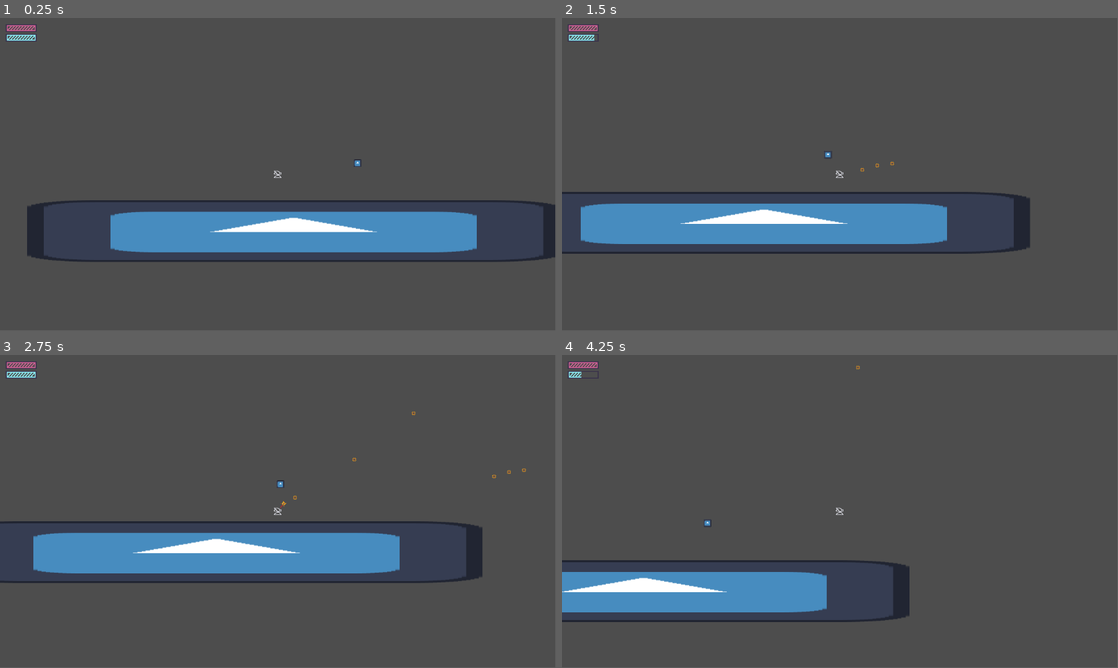
Above: before the commit, frames 1-4 (two rows, left to right).
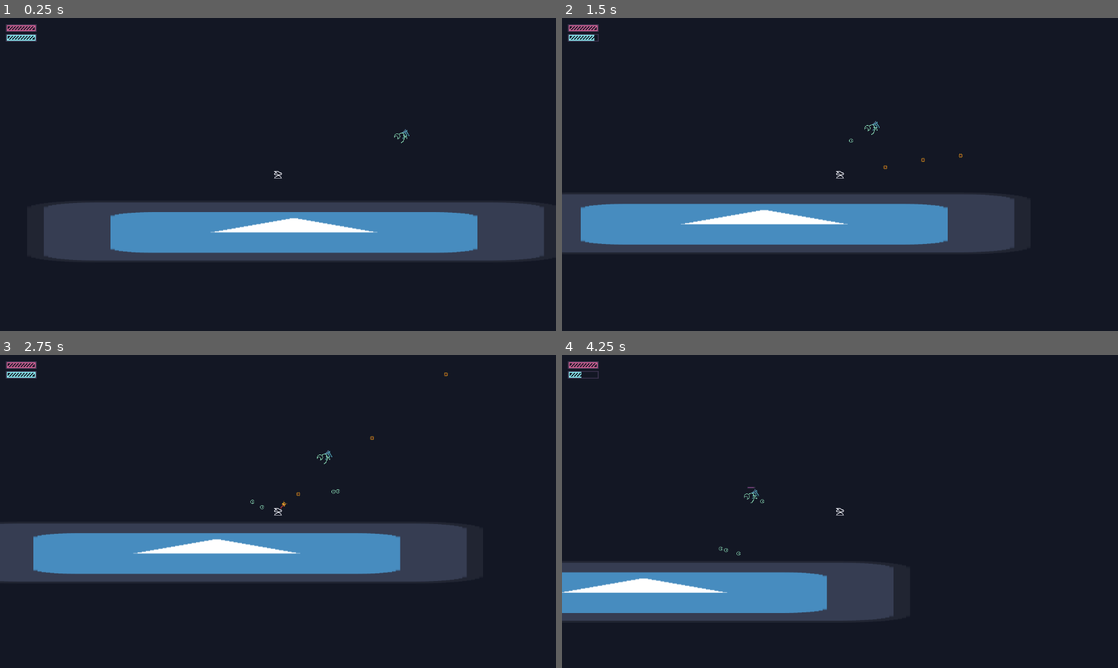
Above: after the commit, the same moments.

Repository: Yohgee/uvgdsummer
Game: Godot game, scene res://Scenes/world.tscn
Same seed, same stepped clock (60 frames per second), same inputs: the game is played once before the commit and once after it. The engine's default icon, where the game draws it, is replaced by a stand-in: a white triangle on a blue panel in a dark square.
Inputs (mouse positions are in pixels of both pictures, inside the frame that each line leads up to):
- Up to frame 1 (0.25 s): no input
- Up to frame 2 (1.5 s): move the mouse to (962, 158) at 0.52 s; press the mouse at (962, 158) at 0.53 s; hold D (right) from 0.53 s (still down); tap W (up) at 0.77, 0.8, 1.07, 1.35 s; move the mouse to (728, 190) at 1.27 s; release the mouse at (728, 190) at 1.28 s
- Up to frame 3 (2.75 s): tap W (up) at 1.52, 1.82, 2.3 s; click (166, 527) at 1.55 s; move the mouse to (333, 442) at 2.02 s; release D (right) at 2.03 s; press the mouse at (333, 442) at 2.03 s; hold A (left) from 2.03 s (still down)
- Up to frame 4 (4.25 s): move the mouse to (812, 574) at 2.77 s; release A (left) at 2.78 s; release the mouse at (812, 574) at 2.78 s; hold D (right) from 2.78 s (still down); click (812, 574) at 2.85 s; tap W (up) at 3.02, 3.32 s; move the mouse to (1006, 558) at 3.52 s; hold W (up) from 3.53 s (still down)
In our replay, the window is 799x449 before the commit and 800x450 after it. These sizes can differ from the game's own. Grey fills any space a smaller window leaves; there, only what the larger window draws over its background counts as a difference.

The runs differ from the first frame. In frame 1, 81% of the frame differs, in the area x 0-100%, y 0-100%; in frame 2, 84%; in frame 3, 83%; in frame 4, 88%.

Commit message:
bullet hell time

Diff:
--- /dev/null
+++ b/Enemies/enemy.tscn
@@ -0,0 +1,72 @@
+[gd_scene load_steps=12 format=3 uid="uid://5ta0amf11so"]
+
+[ext_resource type="Script" uid="uid://pg04uubvmxy6" path="res://enemy.gd" id="1_3ih25"]
+[ext_resource type="Texture2D" uid="uid://d24kv6tv4vpq8" path="res://Art/lunarbat.png" id="2_bxkaj"]
+[ext_resource type="Texture2D" uid="uid://bcwbsln0qvyne" path="res://Art/enemybarund.png" id="3_572h1"]
+[ext_resource type="Texture2D" uid="uid://dttl0hhgdt5gc" path="res://Art/enemybarprog.png" id="4_rt1x0"]
+[ext_resource type="PackedScene" uid="uid://bpryymutquy6e" path="res://Shooters/shooter.tscn" id="5_gk8ng"]
+[ext_resource type="PackedScene" uid="uid://c5ikuems7oqdn" path="res://Objects/bullet.tscn" id="6_4o6mh"]
+[ext_resource type="Script" uid="uid://b8qwh4iduupyl" path="res://Shooters/shooter_res.gd" id="7_gk8ng"]
+[ext_resource type="Script" uid="uid://dffyrkj5y36t5" path="res://Shooters/bullet_res.gd" id="7_koi6q"]
+
+[sub_resource type="RectangleShape2D" id="RectangleShape2D_47qgu"]
+size = Vector2(32, 30)
+
+[sub_resource type="Resource" id="Resource_koi6q"]
+script = ExtResource("7_koi6q")
+damage = 5.0
+proc = 1.0
+lifetime = 10.0
+velocity = Vector2(0, 100)
+metadata/_custom_type_script = "uid://dffyrkj5y36t5"
+
+[sub_resource type="Resource" id="Resource_4o6mh"]
+script = ExtResource("7_gk8ng")
+spawn_node = ExtResource("6_4o6mh")
+spawn_res = SubResource("Resource_koi6q")
+start_delay = 0.0
+spawn_delay = 0.5
+velocity = Vector2(100, 0)
+offset = Vector2(0, 0)
+aimed = false
+carry_node = ExtResource("6_4o6mh")
+metadata/_custom_type_script = "uid://b8qwh4iduupyl"
+
+[node name="Enemy" type="CharacterBody2D" node_paths=PackedStringArray("hp_bar")]
+collision_layer = 2
+collision_mask = 5
+script = ExtResource("1_3ih25")
+hp_bar = NodePath("HealthBar")
+metadata/_custom_type_script = "uid://pfrh7u2ltx2"
+
+[node name="Sprite2D" type="Sprite2D" parent="."]
+texture = ExtResource("2_bxkaj")
+
+[node name="CollisionShape2D" type="CollisionShape2D" parent="."]
+shape = SubResource("RectangleShape2D_47qgu")
+
+[node name="HealthBar" type="TextureProgressBar" parent="."]
+visible = false
+anchors_preset = 8
+anchor_left = 0.5
+anchor_top = 0.5
+anchor_right = 0.5
+anchor_bottom = 0.5
+offset_left = -8.0
+offset_top = -20.0
+offset_right = 8.0
+offset_bottom = -17.0
+grow_horizontal = 2
+grow_vertical = 2
+size_flags_horizontal = 4
+size_flags_vertical = 4
+value = 100.0
+texture_under = ExtResource("3_572h1")
+texture_progress = ExtResource("4_rt1x0")
+
+[node name="Shooter" parent="." node_paths=PackedStringArray("shooter") instance=ExtResource("5_gk8ng")]
+spawn_node = ExtResource("5_gk8ng")
+spawn_res = SubResource("Resource_4o6mh")
+shooter = NodePath("..")
+spawn_delay = 1.0
+aimed = true
--- a/Items/item.gd
+++ b/Items/item.gd
@@ -1,5 +1,8 @@
 extends Resource
 class_name Item
+
+@export var name : String
+@export_multiline var desc : String
 
 func get_item(e : Entity):
 	pass
--- /dev/null
+++ b/Items/move_speed.gd
@@ -0,0 +1,10 @@
+extends Item
+class_name MoveSpeedItem
+
+@export var speed : float = 0.1
+
+func get_item(e : Entity):
+	e.speed_multiplier += speed
+
+func remove_item(e : Entity):
+	e.speed_multiplier -= speed
--- a/Items/regain_flight.gd
+++ b/Items/regain_flight.gd
@@ -8,4 +8,6 @@
 
 func on_hit(a : Entity, t : Entity, dmg : float, proc : float):
 	if a is Player:
-		a.flight += regen_amt
+		var r := randf() * proc
+		if r >= 0.8:
+			a.flight += regen_amt
--- a/Objects/bullet.tscn
+++ b/Objects/bullet.tscn
@@ -1,13 +1,20 @@
-[gd_scene load_steps=3 format=3 uid="uid://c5ikuems7oqdn"]
+[gd_scene load_steps=4 format=3 uid="uid://c5ikuems7oqdn"]
 
 [ext_resource type="Script" uid="uid://dmuty65svxktj" path="res://bullet.gd" id="1_ktj6t"]
+[ext_resource type="Texture2D" uid="uid://d05ohm30hjogt" path="res://Art/moonbullet.png" id="2_m484p"]
 
 [sub_resource type="CircleShape2D" id="CircleShape2D_ktj6t"]
+radius = 4.0
 
 [node name="Bullet" type="Area2D"]
+collision_layer = 4
+collision_mask = 3
 script = ExtResource("1_ktj6t")
 
 [node name="CollisionShape2D" type="CollisionShape2D" parent="."]
 shape = SubResource("CircleShape2D_ktj6t")
 
+[node name="Sprite2D" type="Sprite2D" parent="."]
+texture = ExtResource("2_m484p")
+
 [connection signal="body_entered" from="." to="." method="_on_body_entered"]
--- /dev/null
+++ b/Objects/damage_num.gd
@@ -0,0 +1,21 @@
+extends Node2D
+class_name DamageNum
+
+var damage : float = 10
+
+@onready var label: Label = $Label
+
+var time = 0.2
+
+func _ready() -> void:
+	if damage < 0:
+		label.modulate = Color.AQUAMARINE
+	damage = abs(damage)
+	label.text = str(damage)
+
+func _process(delta: float) -> void:
+	time -= delta
+	position.y -= delta * 16
+	modulate.a -= delta * 4
+	if time <= 0:
+		queue_free()
--- /dev/null
+++ b/Objects/damage_num.tscn
@@ -0,0 +1,22 @@
+[gd_scene load_steps=2 format=3 uid="uid://dxbryhqe4vxsg"]
+
+[ext_resource type="Script" uid="uid://cvsbdos8bt2gh" path="res://Objects/damage_num.gd" id="1_f0nxx"]
+
+[node name="DamageNum" type="Node2D"]
+script = ExtResource("1_f0nxx")
+
+[node name="Label" type="Label" parent="."]
+anchors_preset = 8
+anchor_left = 0.5
+anchor_top = 0.5
+anchor_right = 0.5
+anchor_bottom = 0.5
+offset_left = -20.0
+offset_top = -8.0
+offset_right = 20.0
+offset_bottom = 8.0
+grow_horizontal = 2
+grow_vertical = 2
+text = "0"
+horizontal_alignment = 1
+vertical_alignment = 1
--- /dev/null
+++ b/Objects/deathparticles.gd
@@ -0,0 +1,7 @@
+extends GPUParticles2D
+
+func _ready() -> void:
+	emitting = true
+
+func _on_finished() -> void:
+	queue_free()
--- /dev/null
+++ b/Objects/deathparticles.tscn
@@ -0,0 +1,33 @@
+[gd_scene load_steps=6 format=3 uid="uid://bb1r76x27e5bg"]
+
+[ext_resource type="Texture2D" uid="uid://dry0gvfhjpojx" path="res://Art/particles.png" id="1_qmhyb"]
+[ext_resource type="Script" uid="uid://cm4fql8mlglc8" path="res://Objects/deathparticles.gd" id="2_26oib"]
+
+[sub_resource type="Curve" id="Curve_26oib"]
+_data = [Vector2(0, 1), 0.0, 0.0, 0, 0, Vector2(0.463235, 1), 0.0, 0.0, 0, 0, Vector2(1, 0), -5.29738, 0.0, 0, 0]
+point_count = 3
+
+[sub_resource type="CurveTexture" id="CurveTexture_me4i6"]
+curve = SubResource("Curve_26oib")
+
+[sub_resource type="ParticleProcessMaterial" id="ParticleProcessMaterial_ffpox"]
+particle_flag_disable_z = true
+angle_min = -177.2
+angle_max = 155.1
+direction = Vector3(0, -1, 0)
+initial_velocity_min = 15.38
+initial_velocity_max = 61.53
+gravity = Vector3(0, 120, 0)
+alpha_curve = SubResource("CurveTexture_me4i6")
+
+[node name="Deathparticles" type="GPUParticles2D"]
+emitting = false
+texture = ExtResource("1_qmhyb")
+lifetime = 0.6
+one_shot = true
+speed_scale = 1.5
+explosiveness = 0.99
+process_material = SubResource("ParticleProcessMaterial_ffpox")
+script = ExtResource("2_26oib")
+
+[connection signal="finished" from="." to="." method="_on_finished"]
--- a/Objects/player.tscn
+++ b/Objects/player.tscn
@@ -1,10 +1,8 @@
-[gd_scene load_steps=11 format=3 uid="uid://v57cfg0brij1"]
+[gd_scene load_steps=9 format=3 uid="uid://v57cfg0brij1"]
 
 [ext_resource type="Script" uid="uid://bfnpbesmeqbfv" path="res://player.gd" id="1_y0qk3"]
 [ext_resource type="Texture2D" uid="uid://chxu3t572ajsp" path="res://Art/player.png" id="2_3y5cq"]
-[ext_resource type="Script" uid="uid://cxa12ftuo1c3c" path="res://Items/item.gd" id="2_f7am4"]
 [ext_resource type="Texture2D" uid="uid://bki46yucql7od" path="res://Art/flightbarunder.png" id="3_0ad8t"]
-[ext_resource type="Resource" uid="uid://eym4rinejuod" path="res://Items/fr.tres" id="3_3n8j0"]
 [ext_resource type="Script" uid="uid://nu1k5evfacry" path="res://Objects/player_ui.gd" id="3_x20fu"]
 [ext_resource type="Texture2D" uid="uid://c7edw1kgpwnjg" path="res://Art/flightbarprog.png" id="4_x20fu"]
 [ext_resource type="Texture2D" uid="uid://diqxysr8qrq5b" path="res://Art/healthbarprog.png" id="5_0ar0x"]
@@ -17,7 +15,6 @@
 collision_layer = 2
 collision_mask = 5
 script = ExtResource("1_y0qk3")
-items = Array[ExtResource("2_f7am4")]([ExtResource("3_3n8j0")])
 metadata/_custom_type_script = "uid://pfrh7u2ltx2"
 
 [node name="Sprite2D" type="Sprite2D" parent="."]
--- a/Scenes/world.tscn
+++ b/Scenes/world.tscn
@@ -2,7 +2,7 @@
 
 [ext_resource type="PackedScene" uid="uid://v57cfg0brij1" path="res://Objects/player.tscn" id="1_a02cp"]
 [ext_resource type="Texture2D" uid="uid://c3w75tdjq2ddj" path="res://icon.svg" id="2_go701"]
-[ext_resource type="PackedScene" uid="uid://bk1j2arxqtme1" path="res://Objects/entity.tscn" id="3_5a7ea"]
+[ext_resource type="PackedScene" uid="uid://5ta0amf11so" path="res://Enemies/enemy.tscn" id="4_8j60k"]
 
 [sub_resource type="WorldBoundaryShape2D" id="WorldBoundaryShape2D_yp4wr"]
 
@@ -14,7 +14,7 @@
 [node name="CollisionShape2D" type="CollisionShape2D" parent="Ground"]
 shape = SubResource("WorldBoundaryShape2D_yp4wr")
 
-[node name="Player" parent="." instance=ExtResource("1_a02cp")]
+[node name="Player" parent="." groups=["player"] instance=ExtResource("1_a02cp")]
 position = Vector2(-1, -74)
 
 [node name="Icon" type="Sprite2D" parent="."]
@@ -22,9 +22,5 @@
 scale = Vector2(8.63281, 1)
 texture = ExtResource("2_go701")
 
-[node name="Entity" parent="." instance=ExtResource("3_5a7ea")]
-position = Vector2(165, -64)
-
-[node name="Sprite2D" type="Sprite2D" parent="Entity"]
-scale = Vector2(0.125, 0.125)
-texture = ExtResource("2_go701")
+[node name="Enemy" parent="." instance=ExtResource("4_8j60k")]
+position = Vector2(255, -120)
--- /dev/null
+++ b/Shooters/bullet_res.gd
@@ -0,0 +1,13 @@
+extends Resource
+class_name BulletRes
+
+@export var damage : float = 10
+@export var proc := 1.0
+@export var lifetime := 10.0
+@export var velocity : Vector2
+
+func apply(b : Bullet):
+	b.damage = damage
+	b.proc = proc
+	b.lifetime = lifetime
+	b.velocity = velocity
--- /dev/null
+++ b/Shooters/shooter.gd
@@ -0,0 +1,58 @@
+extends Node2D
+class_name Shooter
+
+@export var spawn_node : PackedScene
+@export var spawn_res : Resource
+@export var shooter : Entity
+@export var start_delay : float
+@export var spawn_delay : float
+@export var velocity : Vector2
+@export var offset : Vector2
+@export var aimed : bool = false
+@export var carry_node : PackedScene
+@export var carry_res : Resource
+
+var timer : Timer
+var carry : Node2D
+
+func _ready() -> void:
+	if carry_node:
+		carry = carry_node.instantiate()
+		carry.shooter = shooter
+		if carry_res:
+			carry_res.call("apply", carry)
+		add_child(carry)
+
+	if spawn_delay <= 0: return
+	timer = Timer.new()
+	add_child(timer)
+	timer.wait_time = spawn_delay
+	timer.timeout.connect(shoot)
+	if start_delay > 0:
+		await get_tree().create_timer(start_delay).timeout
+	timer.start()
+
+func _physics_process(delta: float) -> void:
+	position += velocity * delta
+	if carry_node and !carry:
+		queue_free()
+
+func shoot():
+	if !spawn_node: return
+	var node : Node2D = spawn_node.instantiate()
+	if shooter:
+		node.shooter = shooter
+	if spawn_res:
+		var vel = spawn_res.get("velocity")
+		if aimed:
+			var p : Player = get_tree().get_first_node_in_group("player")
+			look_at(p.global_position)
+			print(rotation)
+			if vel:
+				spawn_res.set("velocity", vel.rotated(rotation))
+
+		spawn_res.call("apply", node)
+		spawn_res.set("velocity", vel)
+
+	get_tree().current_scene.add_child(node)
+	node.global_position = global_position + offset.rotated(rotation)
--- /dev/null
+++ b/Shooters/shooter.tscn
@@ -0,0 +1,6 @@
+[gd_scene load_steps=2 format=3 uid="uid://bpryymutquy6e"]
+
+[ext_resource type="Script" uid="uid://d4ngtdediwo85" path="res://Shooters/shooter.gd" id="1_ag243"]
+
+[node name="Shooter" type="Node2D"]
+script = ExtResource("1_ag243")
--- /dev/null
+++ b/Shooters/shooter_res.gd
@@ -0,0 +1,25 @@
+extends Resource
+class_name ShooterRes
+
+@export var spawn_node : PackedScene
+@export var spawn_res : Resource
+#i dont think i need ts anyweays @export var shooter : Entity
+@export var start_delay : float
+@export var spawn_delay : float
+@export var velocity : Vector2
+@export var offset : Vector2
+@export var aimed : bool = false
+@export var carry_node : PackedScene
+@export var carry_res : Resource
+
+#this is the best possible way to do this dont question it
+func apply(s : Shooter):
+	s.spawn_node = spawn_node
+	s.spawn_res = spawn_res
+	s.start_delay = start_delay
+	s.spawn_delay = spawn_delay
+	s.velocity = velocity
+	s.offset = offset
+	s.aimed = aimed
+	s.carry_node = carry_node
+	s.carry_res = carry_res
--- a/bullet.gd
+++ b/bullet.gd
@@ -11,7 +11,8 @@
 var shooter : Entity
 
 func _ready() -> void:
-	body_entered.connect(_on_body_entered)
+	if !body_entered.is_connected(_on_body_entered):
+		body_entered.connect(_on_body_entered)
 
 func _process(delta: float) -> void:
 	position += velocity * delta
@@ -22,11 +23,12 @@
 
 
 func _on_body_entered(body: Node2D) -> void:
-	print(body)
 	if body == shooter:
 		return
 
 	if body.collision_layer == 2 and body is Entity:
+		body = body as Entity
 		hit.emit(body, damage, proc)
+		body.take_damage(shooter, damage, proc)
 
 	queue_free()
--- /dev/null
+++ b/enemy.gd
@@ -0,0 +1,20 @@
+extends Entity
+class_name Enemy
+
+@export var hp_bar : TextureProgressBar
+
+func set_health(nv):
+	var d : float = health - nv
+	health = clamp(nv, 0, max_health)
+	hp_bar.max_value = max_health
+	hp_bar.value = health
+	hp_bar.show()
+	var dn = DAMAGE_NUM.instantiate()
+	dn.damage = d
+	get_parent().add_child(dn)
+	dn.global_position = global_position + Vector2(randf_range(-16, 16), hp_bar.position.y - 8 + randf_range(-8, 8))
+
+func die(attacker : Entity, damage : float, proc : float):
+	if attacker is Player:
+		print("hi")
+	super.die(attacker, damage, proc)
--- a/entity.gd
+++ b/entity.gd
@@ -1,7 +1,12 @@
 extends CharacterBody2D
 class_name Entity
 
+const DAMAGE_NUM = preload("res://Objects/damage_num.tscn")
+const DEATHPARTICLES = preload("res://Objects/deathparticles.tscn")
 signal on_hit(attacker : Entity, target : Entity, damage : float, proc : float)
+signal on_damage(attacker : Entity, target : Entity, damage : float, proc : float)
+signal on_death(attacker : Entity, target : Entity, damage : float, proc : float)
+signal on_kill(attacker : Entity, target : Entity, damage : float, proc : float)
 @export var items : Array[Item] = []
 @export var base_speed := 200
 @export var max_health := 100: set = set_max_health
@@ -31,3 +36,20 @@
 
 func get_hit(target : Entity, damage : float, proc : float):
 	on_hit.emit(self, target, damage, proc)
+
+func take_damage(attacker : Entity, damage : float, proc : float):
+	health -= damage
+	on_damage.emit(attacker, self, damage, proc)
+	if health <= 0:
+		attacker.get_kill(self, damage, proc)
+		die(attacker, damage, proc)
+
+func get_kill(target : Entity, damage : float, proc : float):
+	on_kill.emit(self, target, damage, proc)
+
+func die(attacker : Entity, damage : float, proc : float):
+	on_death.emit(attacker, self, damage, proc)
+	var dp = DEATHPARTICLES.instantiate()
+	get_tree().current_scene.add_child(dp)
+	dp.global_position = global_position
+	queue_free()
--- a/player.gd
+++ b/player.gd
@@ -27,7 +27,7 @@
 		attack_speed_mult = clamp(nv, 0.01, 999)
 		attack_timer.wait_time = base_attack_speed * attack_speed_mult
 
-var bullet_speed : float = 300
+var bullet_speed : float = 450
 
 var can_attack := true
 
@@ -58,6 +58,7 @@
 		attack_timer.start()
 		spawn_bullet()
 
+
 	move_and_slide()
 
 func set_health(nv):
@@ -72,7 +73,7 @@
 	var angle := get_angle_to(get_global_mouse_position())
 	var offset := Vector2(16, 0).rotated(angle)
 	var bullet : Bullet = PLAYER_BULLET.instantiate()
-	get_parent().add_child(bullet)
+	get_tree().current_scene.add_child(bullet)
 	bullet.shooter = self
 	bullet.global_position = global_position + offset
 	bullet.velocity = Vector2(bullet_speed, 0).rotated(angle)
--- a/project.godot
+++ b/project.godot
@@ -14,6 +14,15 @@
 run/main_scene="uid://cuvpnywj3k8dn"
 config/features=PackedStringArray("4.4", "Forward Plus")
 config/icon="res://icon.svg"
+
+[display]
+
+window/stretch/mode="viewport"
+window/stretch/aspect="expand"
+
+[gui]
+
+theme/custom_font="uid://dbisovlo8an1l"
 
 [input]
 
@@ -47,6 +56,11 @@
 "events": [Object(InputEventMouseButton,"resource_local_to_scene":false,"resource_name":"","device":-1,"window_id":0,"a …(253 unchanged characters)…
 ]
 }
+interact={
+"deadzone": 0.2,
+"events": [Object(InputEventKey,"resource_local_to_scene":false,"resource_name":"","device":-1,"window_id":0,"alt_pressed":false,"shift_pressed":false,"ctrl_pressed":false,"meta_pressed":false,"pressed":false,"keycode":0,"physical_keycode":69,"key_label":0,"unicode":101,"location":0,"echo":false,"script":null)
+]
+}
 
 [layer_names]
 
@@ -57,3 +71,4 @@
 [rendering]
 
 textures/canvas_textures/default_texture_filter=0
+environment/defaults/default_clear_color=Color(0.0757472, 0.0893115, 0.142894, 1)
Binary file added: Art/Angel wish.otf
Not shown, added: Art/Angel wish.otf.import
Binary file added: Art/Angel wish.ttf
Not shown, added: Art/Angel wish.ttf.import
Binary file added: Art/enemybar.aseprite
Binary file added: Art/enemybarprog.png
Not shown, added: Art/enemybarprog.png.import
Binary file added: Art/enemybarund.png
Not shown, added: Art/enemybarund.png.import
Binary file added: Art/lunarbat.aseprite
Binary file added: Art/lunarbat.png
Not shown, added: Art/lunarbat.png.import
(and 11 more such lines)
